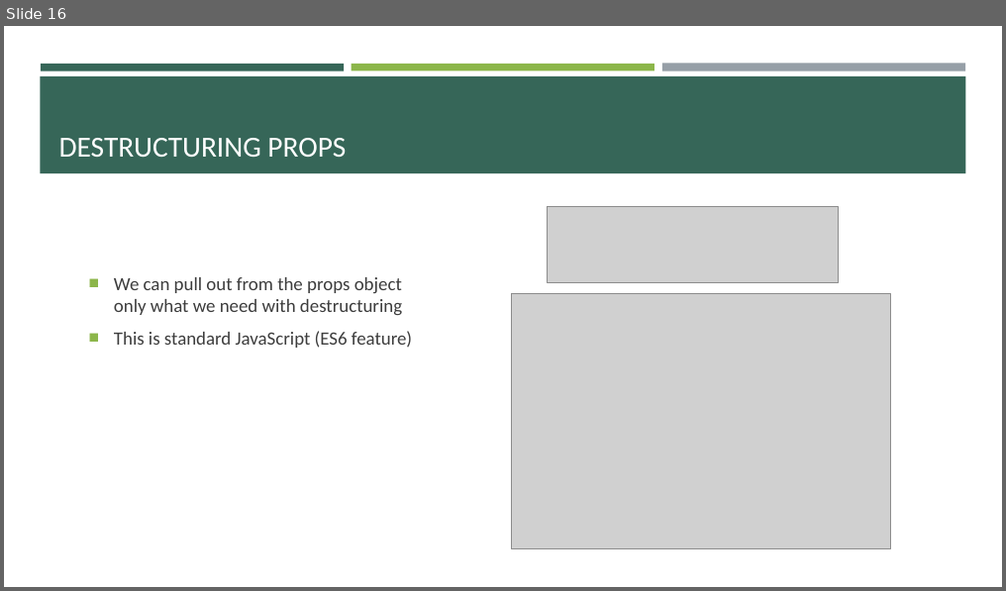
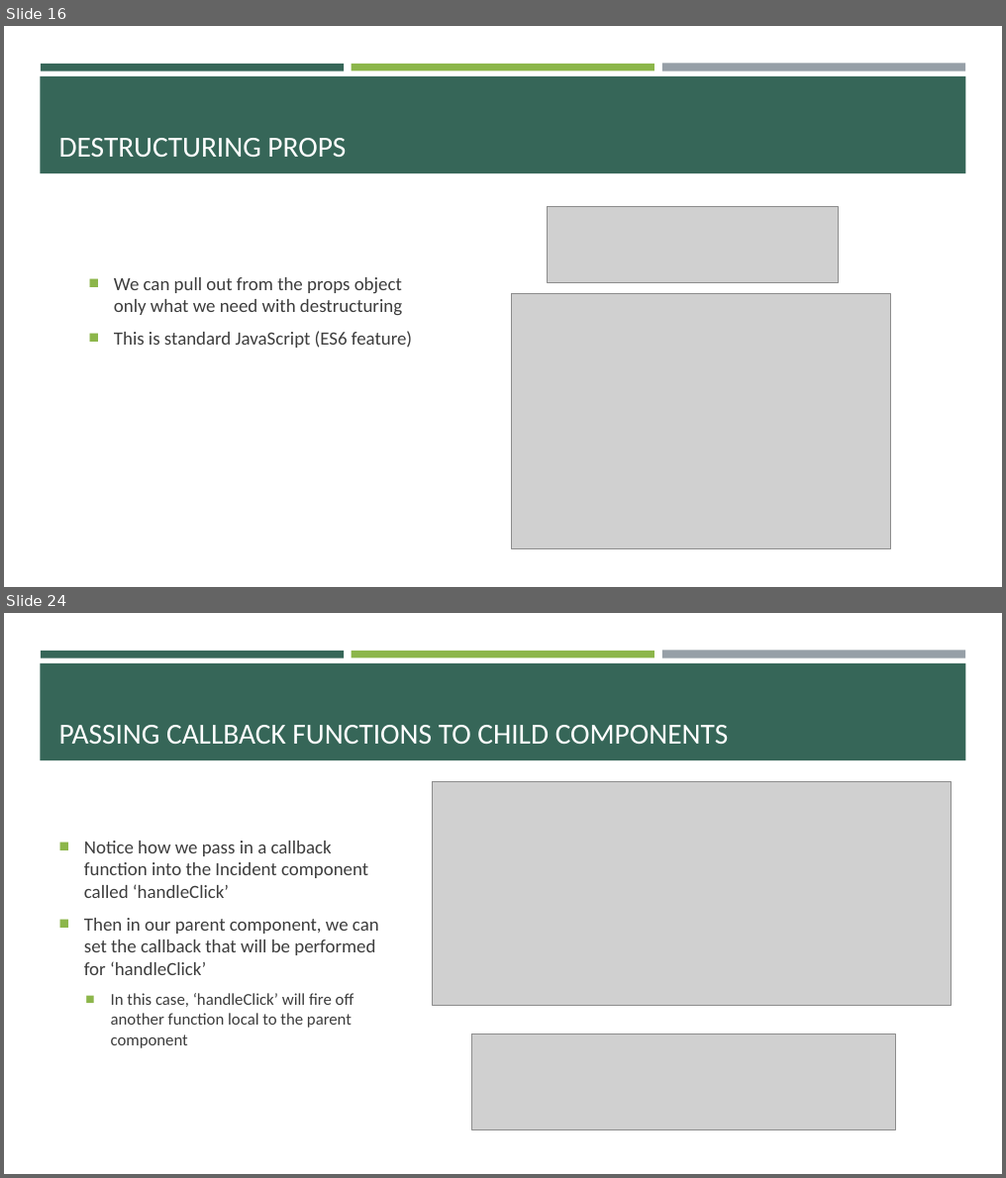
Before and after one commit to e-m-wilson/SNOW, a slide deck: Week_2/React.pptx. Shown one above the other, each under a label of ours: slide 16 before the commit, slides 16 and 24 after it; the slides between them are not shown. The pictures are 1006x591 and 1006x1178 pixels, drawn with LibreOffice and Linux fonts; fonts in the diff are those of the drawing; grey boxes stand for pictures. Boxes give left, top, right and bottom in pixels: in the first picture for what was removed or moved away, otherwise in the second. Text is boxed around its words. In the diff, an @@ line names an element or a change of style, - is before the commit and + after.

```diff
--- a/Week_2/React.pptx
+++ b/Week_2/React.pptx
@@ slide 24 added at (4, 613, 1002, 1174), background #FFFFFF; not listed: 4 template elements that a slide beside it also shows @@
@@ title added at (59, 725, 728, 744), 28 pt, text #FFFFFF @@
+PASSING CALLBACK FUNCTIONS TO CHILD COMPONENTS
@@ picture added at (433, 781, 951, 1005) @@
@@ text added at (84, 841, 379, 1049), 18 pt, text #3D3D3D @@
+■ Notice how we pass in a callback function into the Incident component called ‘handleClick’
+■ Then in our parent component, we can set the callback that will be performed for ‘handleClick’
+  ■ In this case, ‘handleClick’ will fire off another function local to the parent component
@@ picture added at (472, 1034, 896, 1130) @@
```
Also in this commit, not shown: 9 slides changed, 9 other slides added, 2 other files.
